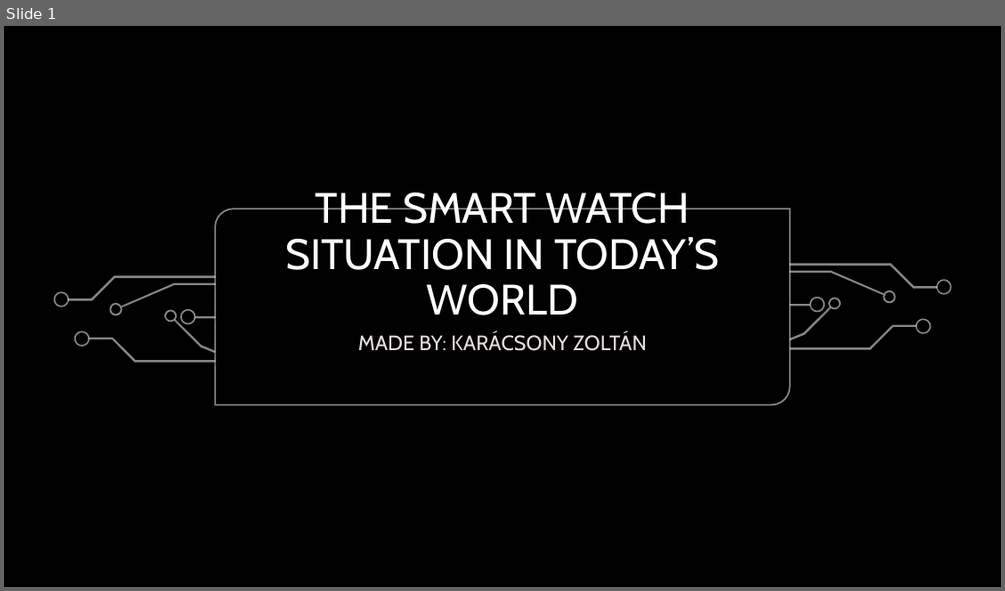
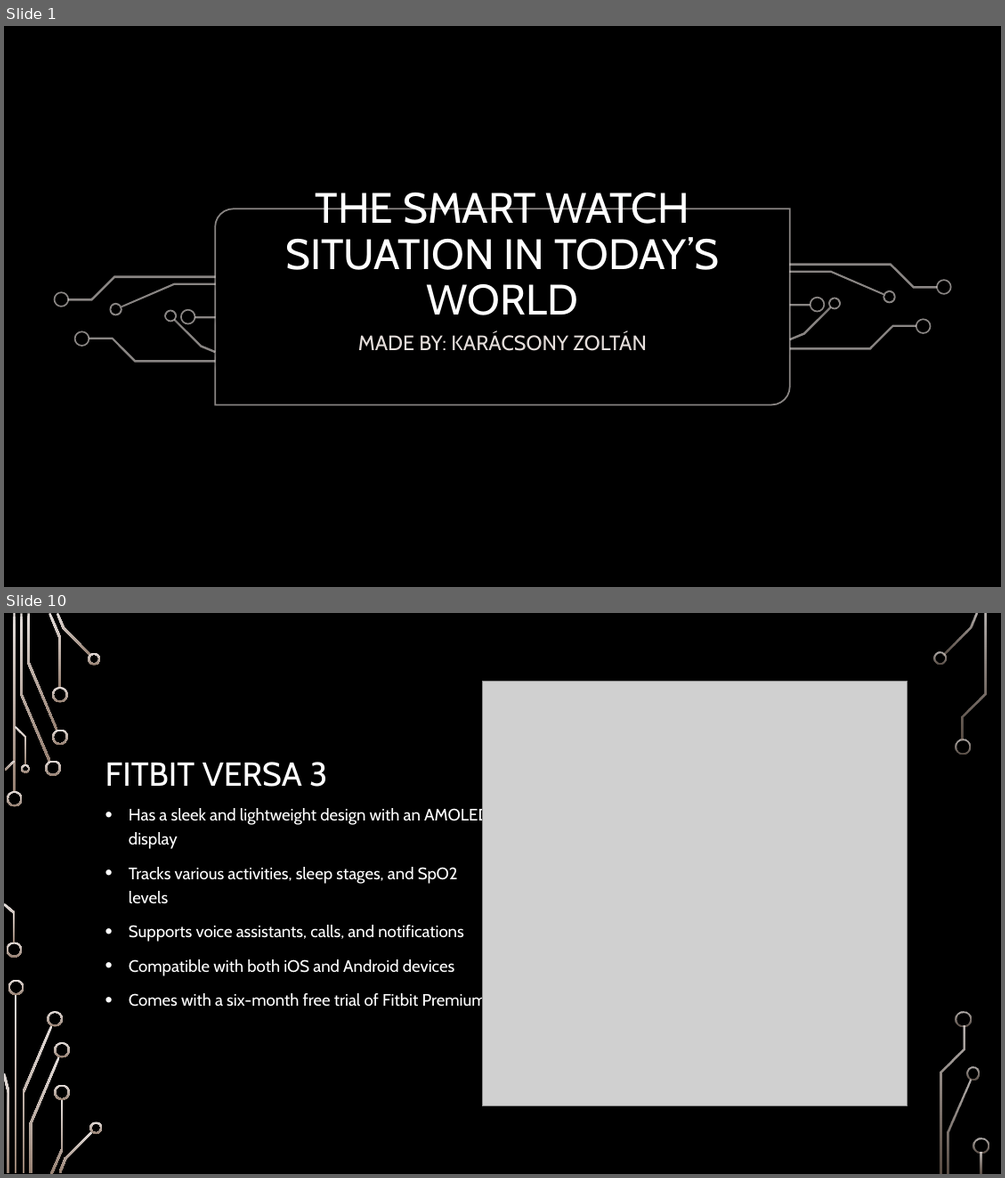
Before and after one commit to Tenebraacs/2023tanev, a slide deck: szakmai_angol/The smartwatch situation in today’s world.pptx. Shown one above the other, each under a label of ours: slide 1 before the commit, slides 1 and 10 after it; the slides between them are not shown. The pictures are 1005x591 and 1005x1178 pixels, drawn with LibreOffice and Linux fonts; fonts in the diff are those of the drawing; grey boxes stand for pictures; background and template pictures are left out. Boxes give left, top, right and bottom in pixels: in the first picture for what was removed or moved away, otherwise in the second. Text is boxed around its words. In the diff, an @@ line names an element or a change of style, - is before the commit and + after.

```diff
--- a/szakmai_angol/The smartwatch situation in today’s world.pptx
+++ b/szakmai_angol/The smartwatch situation in today’s world.pptx
@@ slide 10 added at [4,613,1001,1174], background picture (left out) @@
@@ picture added at [482,681,907,1107] @@
@@ title added at [105,762,327,787], 32 pt, text #FFFFFF @@
+FITBIT VERSA 3
@@ text added at [129,807,490,1011], 16 pt, text #FFFFFF @@
+• Has a sleek and lightweight design with an AMOLED display
+• Tracks various activities, sleep stages, and SpO2 levels
+• Supports voice assistants, calls, and notifications
+• Compatible with both iOS and Android devices
+• Comes with a six-month free trial of Fitbit Premium
@@ group added at [4,613,989,1174]: 33 freeform shapes, 3 rectangles @@
```
Also in this commit, not shown: 9 other slides added, 1 slide removed, 2 other files.
